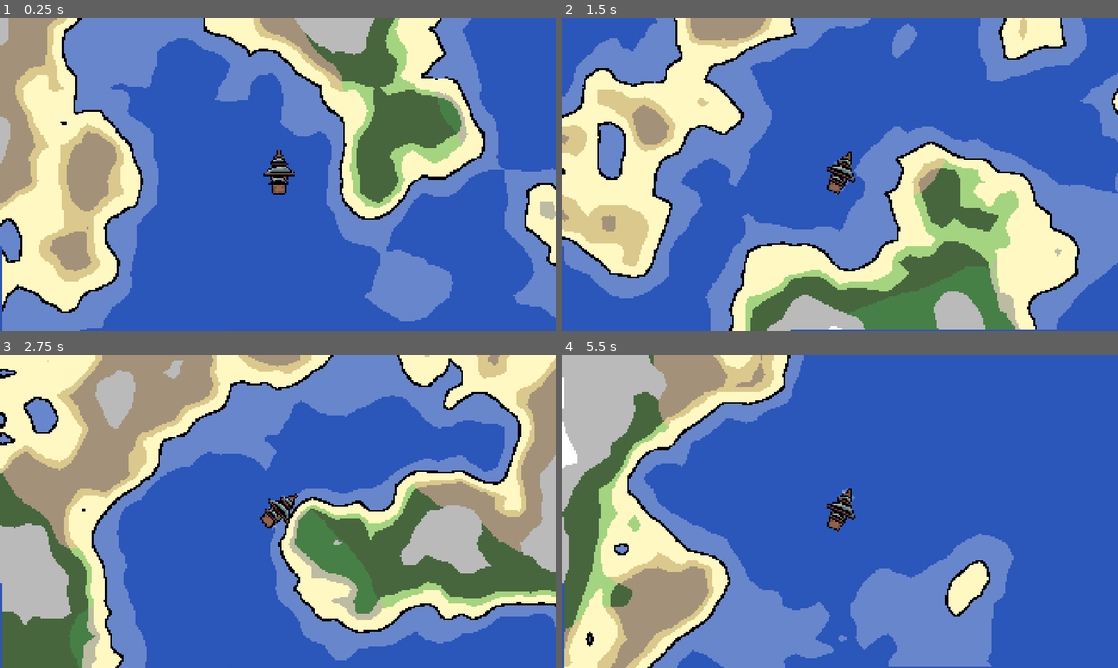
Above: before the commit, frames 1-4 (two rows, left to right).
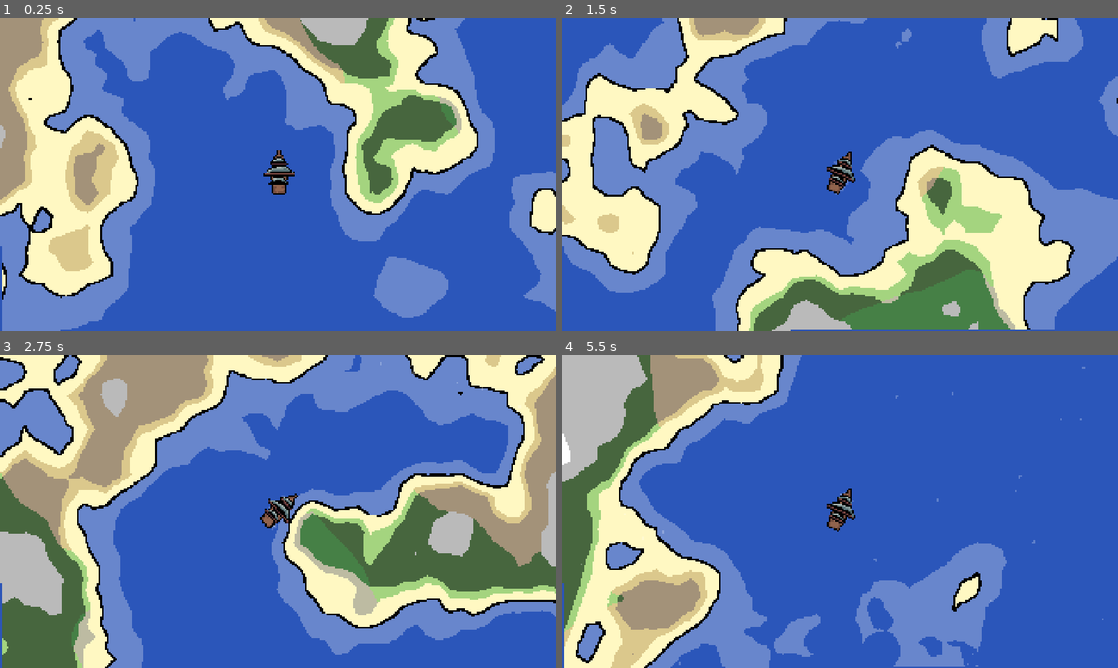
Above: after the commit, the same moments.

Repository: jhaakma/island-generator
Game: Godot game, scene res://Scenes/Main/Main.tscn
Same seed, same stepped clock (60 frames per second), same inputs: the game is played once before the commit and once after it.
Inputs (mouse positions are in pixels of both pictures, inside the frame that each line leads up to):
- Up to frame 1 (0.25 s): no input
- Up to frame 2 (1.5 s): tap Enter (ui_accept) at 0.5, 0.77 s; move the mouse to (962, 158) at 0.52 s; hold D (turn_right) 0.53-1.25 s; tap Mouse wheel down (scroll_down) at 0.6 s; click (962, 158) at 0.67 s; drag from (728, 190) to (812, 237) at 1.27 s
- Up to frame 3 (2.75 s): tap Enter (ui_accept) at 2 s; move the mouse to (333, 442) at 2.02 s; hold D (turn_right) from 2.03 s (still down); hold Shift from 2.03 s (still down)
- Up to frame 4 (5.5 s): release D (turn_right) at 2.75 s; release Shift at 2.75 s; drag from (812, 574) to (673, 464) at 2.77 s; tap Enter (ui_accept) at 3.5, 3.77 s; move the mouse to (1006, 558) at 3.52 s; hold A (turn_left) 3.53-4.25 s; tap Z at 3.6 s; drag from (673, 464) to (756, 433) at 4.27 s; move the mouse to (867, 511) at 5.02 s; hold S (move_backward) from 5.03 s (still down); tap Tab at 5.1 s; click (867, 511) at 5.17 s

The runs differ from the first frame. In frame 1, 23% of the frame differs, in the area x 0-100%, y 0-100%; in frame 2, 25%; in frame 3, 26%; in frame 4, 16%.

Commit message:
Add wind mechanics

Diff:
--- /dev/null
+++ b/Components/Wind/Wind.tscn
@@ -0,0 +1,49 @@
+[gd_scene load_steps=7 format=3 uid="uid://br0bdiafokh6e"]
+
+[ext_resource type="Script" uid="uid://dmm2iha3xy8mb" path="res://Components/Wind/wind.gd" id="1_xpemg"]
+
+[sub_resource type="Curve" id="Curve_n6rfu"]
+_data = [Vector2(0, 0), 0.0, 0.0, 0, 0, Vector2(0.505774, 0.491652), -0.581929, -0.581929, 0, 0, Vector2(1, 1), 0.0, 0.0, 0, 0]
+point_count = 3
+
+[sub_resource type="Curve" id="Curve_xpemg"]
+_data = [Vector2(0, 0), 0.0, 0.0, 0, 0, Vector2(0.25866, 0.939097), 0.891509, 0.891509, 0, 0, Vector2(0.491917, 1), 0.0, 0.0, 0, 0, Vector2(0.741339, 0.965729), -0.566775, -0.566775, 0, 0, Vector2(1, 0), 0.0, 0.0, 0, 0]
+point_count = 5
+
+[sub_resource type="Gradient" id="Gradient_n6rfu"]
+offsets = PackedFloat32Array(0)
+colors = PackedColorArray(1, 1, 1, 0.25098)
+
+[sub_resource type="GradientTexture1D" id="GradientTexture1D_0is36"]
+gradient = SubResource("Gradient_n6rfu")
+width = 1
+
+[sub_resource type="ParticleProcessMaterial" id="ParticleProcessMaterial_egpio"]
+particle_flag_disable_z = true
+emission_shape_scale = Vector3(176.765, 0, 1)
+emission_shape = 3
+emission_box_extents = Vector3(1, 1, 1)
+direction = Vector3(0, 1, 0)
+spread = 7.678
+initial_velocity_min = 50.12
+initial_velocity_max = 116.26
+gravity = Vector3(0, 0, 0)
+scale_min = 0.2
+
+[node name="Wind" type="Node2D"]
+script = ExtResource("1_xpemg")
+min_wind_speed = 40.0
+wind_speed_curve = SubResource("Curve_n6rfu")
+min_rotation_wait_seconds = 5.0
+rotation_change_curve = SubResource("Curve_xpemg")
+
+[node name="GPUParticles2D" type="GPUParticles2D" parent="."]
+position = Vector2(1, -138)
+amount = 200
+texture = SubResource("GradientTexture1D_0is36")
+lifetime = 6.8
+preprocess = 5.45
+local_coords = true
+process_material = SubResource("ParticleProcessMaterial_egpio")
+
+[node name="Timer" type="Timer" parent="."]
--- /dev/null
+++ b/Components/Wind/wind.gd
@@ -0,0 +1,75 @@
+class_name Wind
+extends Node2D
+
+@onready var particles: GPUParticles2D = $GPUParticles2D
+@onready var timer : Timer = $Timer
+@export var player: Player
+#Use to determine the
+
+@export_category("Wind Speed")
+@export var min_wind_speed: float = 10
+@export var max_wind_speed: float = 100.0
+@export var wind_speed_change_per_second: float = 1.0
+@export var wind_speed_curve: Curve
+
+@export_category("Rotation")
+@export var min_rotation_degrees_per_second: float = 10.0
+@export var max_rotation_degrees_per_second: float = 30.0
+@export var min_rotation_wait_seconds: float = 1.0
+@export var max_rotation_wait_seconds: float = 10.0
+@export var rotation_change_curve: Curve
+
+var target_rotation: float = 0.0
+var rotation_speed: float = 0.0
+var current_wind_speed: float = 0.0
+var target_wind_speed: float = 0.0
+
+func get_wind_direction() -> Vector2:
+    # Returns the wind direction as a normalized vector
+    return Vector2(cos(rotation), sin(rotation)).normalized()
+
+func _ready() -> void:
+    # Start the timer to emit particles
+    timer.wait_time = randf_range(min_rotation_wait_seconds, max_rotation_wait_seconds)
+    timer.start()
+    timer.timeout.connect(update_wind_targets)
+
+    update_wind_targets()  # Initialize the first wind rotation
+
+func _physics_process(delta: float) -> void:
+    position = player.position
+
+    # Lerp towards the target rotation, framerate independent
+    rotation = lerp_angle(rotation, target_rotation, 1.0 - exp(-delta * deg_to_rad(rotation_speed)))
+
+    update_wind_speed(delta)
+
+
+func update_wind_speed(delta: float):
+    # Lerp towards the target wind speed
+    current_wind_speed = lerp(current_wind_speed, target_wind_speed, 1.0 - exp(-delta * wind_speed_change_per_second))
+
+    var mat: ParticleProcessMaterial = particles.process_material
+    mat.initial_velocity_min = current_wind_speed * 0.9
+    mat.initial_velocity_max = current_wind_speed
+
+func update_wind_targets() -> void:
+    _update_target_rotation()
+    _update_rotation_speed()
+    _update_target_wind_speed()
+
+func _update_target_wind_speed():
+    var r = randf()
+    var curve_value = wind_speed_curve.sample(r)
+    target_wind_speed = lerp(min_wind_speed, max_wind_speed, curve_value)
+    print("Target wind speed updated to: ", target_wind_speed)
+
+func _update_rotation_speed():
+    rotation_speed = randf_range(min_rotation_degrees_per_second, max_rotation_degrees_per_second)
+
+func _update_target_rotation():
+    var r = randf()
+    var curve_value = rotation_change_curve.sample(r)
+    var rotation_change: float= lerp(-180, 180, curve_value)
+    target_rotation += deg_to_rad(rotation_change)
+    print("Target rotation updated to: ", target_rotation, " (change: ", rotation_change, ")")
--- a/IslandGeneration/Generators/SimpleIsland.tres
+++ b/IslandGeneration/Generators/SimpleIsland.tres
@@ -43,8 +43,8 @@
 script = ExtResource("13_uw2in")
 starting_seed = -1
 center_bias = 0.4
-height_adjustment = 1.0
-height_multiplier = 2.365
+height_adjustment = 0.675
+height_multiplier = 2.26
 temperature_adjustment = 0.0
 height_noise_passes = Array[ExtResource("12_3ptso")]([SubResource("Resource_3ptso"), SubResource("Resource_axvre")])
 temperature_noise_passes = Array[ExtResource("12_3ptso")]([SubResource("Resource_1ljbg")])
--- a/Player/player.gd
+++ b/Player/player.gd
@@ -11,6 +11,12 @@
 
 @onready var camera: Camera2D = $Camera2D
 
+@export_category("Wind")
+@export var wind: Wind
+@export var efficiency_curve: Curve
+
+
+
 func _ready() -> void:
     velocity = Vector2.ZERO
 
@@ -22,6 +28,7 @@
     move_and_slide()
     handle_collisions()
     handle_camera_zoom()
+
 
 func apply_drag() -> void:
     velocity *= drag
@@ -47,9 +54,25 @@
         rotation += rotation_speed * delta * velocity_ratio
 
 func handle_thrust(delta: float) -> void:
+    var wind_direction = wind.get_wind_direction().normalized()
+    var wind_speed = wind.current_wind_speed
+    var max_wind_speed = wind.max_wind_speed
+
+    var angle_to_wind = wind_direction.angle_to(Vector2.LEFT.rotated(rotation))
+
+    # Normalize angle to [0, 1]: 0 = upwind, 0.5 = beam reach, 1 = downwind
+    var normalized_angle =  (angle_to_wind + PI) / (2 * PI)
+    print("Normalized angle to wind: ", normalized_angle)
+    # Calculate efficiency based on the angle to the wind
+    var efficiency = efficiency_curve.sample(normalized_angle)
+    print("Efficiency: ", efficiency)
+
+    var adjusted_thrust_force = thrust_force * efficiency * (wind_speed / max_wind_speed)
+    adjusted_thrust_force = max(adjusted_thrust_force, reverse_force)
+
     if Input.is_action_pressed("move_forward"):
         var direction := Vector2.UP.rotated(rotation)
-        velocity += direction * thrust_force * delta
+        velocity += direction * adjusted_thrust_force * delta
         velocity = velocity.limit_length(max_speed)
 
     if Input.is_action_pressed("move_backward"):
--- a/Scenes/Main/Main.tscn
+++ b/Scenes/Main/Main.tscn
@@ -12,6 +12,7 @@
 [ext_resource type="Shader" uid="uid://cwf3ab7e6ijmx" path="res://IslandGeneration/Render/Shaders/gpu_island.gdshader" id="5_7npjy"]
 [ext_resource type="TileSet" uid="uid://c6viwathcphwh" path="res://TileMap/OutlineTiles.tres" id="6_aw1lf"]
 [ext_resource type="PackedScene" uid="uid://627jml6ruhca" path="res://Player/Player.tscn" id="6_w20t6"]
+[ext_resource type="PackedScene" uid="uid://br0bdiafokh6e" path="res://Components/Wind/Wind.tscn" id="15_5ci8a"]
 [ext_resource type="PackedScene" uid="uid://cmb20sttpyjm1" path="res://IslandGeneration/Render/TileMapIslandRenderer.tscn" id="19_qdkat"]
 [ext_resource type="TileSet" uid="uid://by06tpvcswh3g" path="res://TileMap/TileSet01.tres" id="20_udh0u"]
 
@@ -34,6 +35,10 @@
 shader_parameter/biome_count = 0
 shader_parameter/pixel_size = 0.3
 
+[sub_resource type="Curve" id="Curve_5ci8a"]
+_data = [Vector2(0, 0), 0.0, 0.0, 0, 0, Vector2(0.0531178, 0.50724), 2.32141, 2.32141, 0, 0, Vector2(0.251732, 0.942882), 0.916, 0.916, 0, 0, Vector2(0.512702, 1), 0.0, 0.0, 0, 0, Vector2(0.745958, 0.920035), -0.989278, -0.989278, 0, 0, Vector2(0.889145, 0.514499), -1.8549, -1.8549, 0, 0, Vector2(1, 0), 0.0, 0.0, 0, 0]
+point_count = 7
+
 [node name="Node2D" type="Node2D"]
 
 [node name="Background" type="ColorRect" parent="."]
@@ -51,6 +56,7 @@
 texture = SubResource("ViewportTexture_dvlhv")
 
 [node name="CanvasLayer2" type="CanvasLayer" parent="."]
+visible = false
 
 [node name="Main" type="Node2D" parent="." node_paths=PackedStringArray("island_renderer", "map_node", "player")]
 script = ExtResource("1_qtv3y")
@@ -101,7 +107,17 @@
 position = Vector2(-9.09495e-13, 9.09495e-13)
 tile_set = ExtResource("6_aw1lf")
 
-[node name="Player" parent="Main/SubViewport" instance=ExtResource("6_w20t6")]
+[node name="Wind" parent="Main/SubViewport" node_paths=PackedStringArray("player") instance=ExtResource("15_5ci8a")]
+player = NodePath("../Player")
+min_wind_speed = 70.0
+min_rotation_degrees_per_second = 1.0
+max_rotation_degrees_per_second = 2.0
+
+[node name="Player" parent="Main/SubViewport" node_paths=PackedStringArray("wind") instance=ExtResource("6_w20t6")]
+thrust_force = 150.0
+reverse_force = 30.0
+wind = NodePath("../Wind")
+efficiency_curve = SubResource("Curve_5ci8a")
 
 [node name="Camera2D" type="Camera2D" parent="Main/SubViewport/Player"]
 zoom = Vector2(10, 10)
Not shown, added: Components/Wind/wind.gd.uid
Not shown: 1 places in Scenes/Main/Main.tscn that only renumber resources
